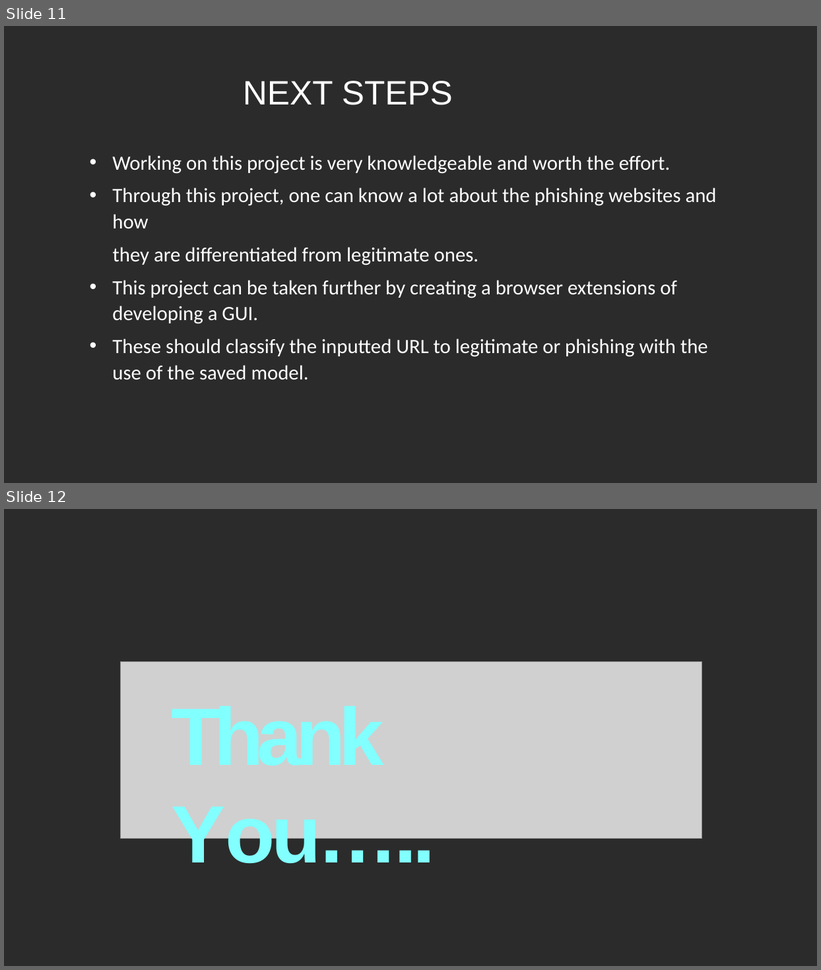
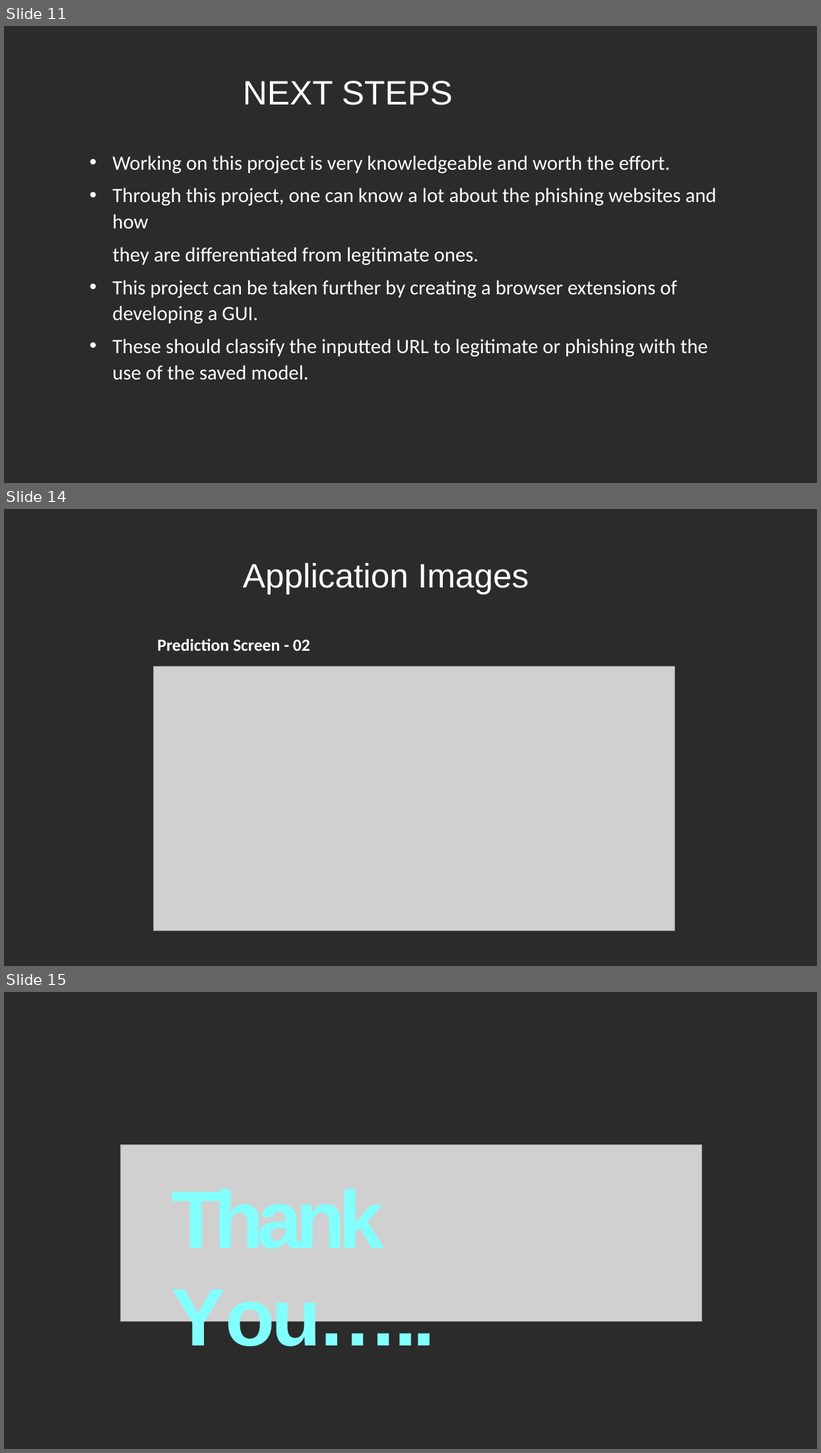
Before and after one commit to PihuNiranjan/Phishing-Website-Detection, a slide deck: Phishing website minor project.pptx. Shown one above the other, each under a label of ours: slides 11 and 12 before the commit, slides 11, 14 and 15 after it; the slides between them are not shown. The pictures are 821x970 and 821x1453 pixels, drawn with LibreOffice and Linux fonts; fonts in the diff are those of the drawing; grey boxes stand for pictures; background and template pictures are left out; a plain dark background stands for a picture behind light text. Boxes give left, top, right and bottom in pixels: in the first picture for what was removed or moved away, otherwise in the second. Text is boxed around its words. In the diff, an @@ line names an element or a change of style, - is before the commit and + after.

```diff
--- a/Phishing website minor project.pptx
+++ b/Phishing website minor project.pptx
@@ slide 14 added at (4,509,817,966), background picture (left out) @@
@@ title added at (243,563,529,594), 40 pt, text #FFFFFF @@
+Application Images
@@ text added at (157,639,310,651), 20 pt, text #FFFFFF, bold @@
+Prediction Screen - 02
@@ picture added at (153,666,675,931) @@
@@ what was slide 12 is now slide 15 @@
```
Also in this commit, not shown: 2 other slides added, 2 other files.
